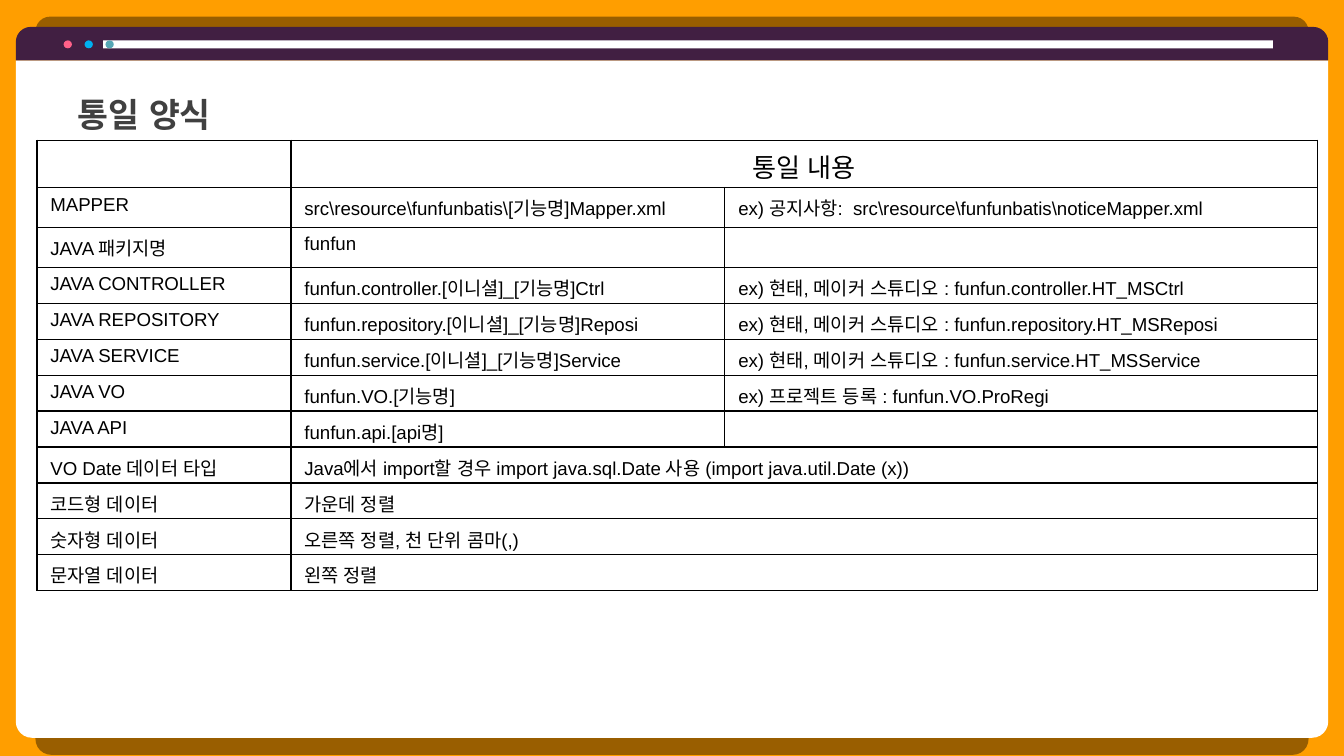
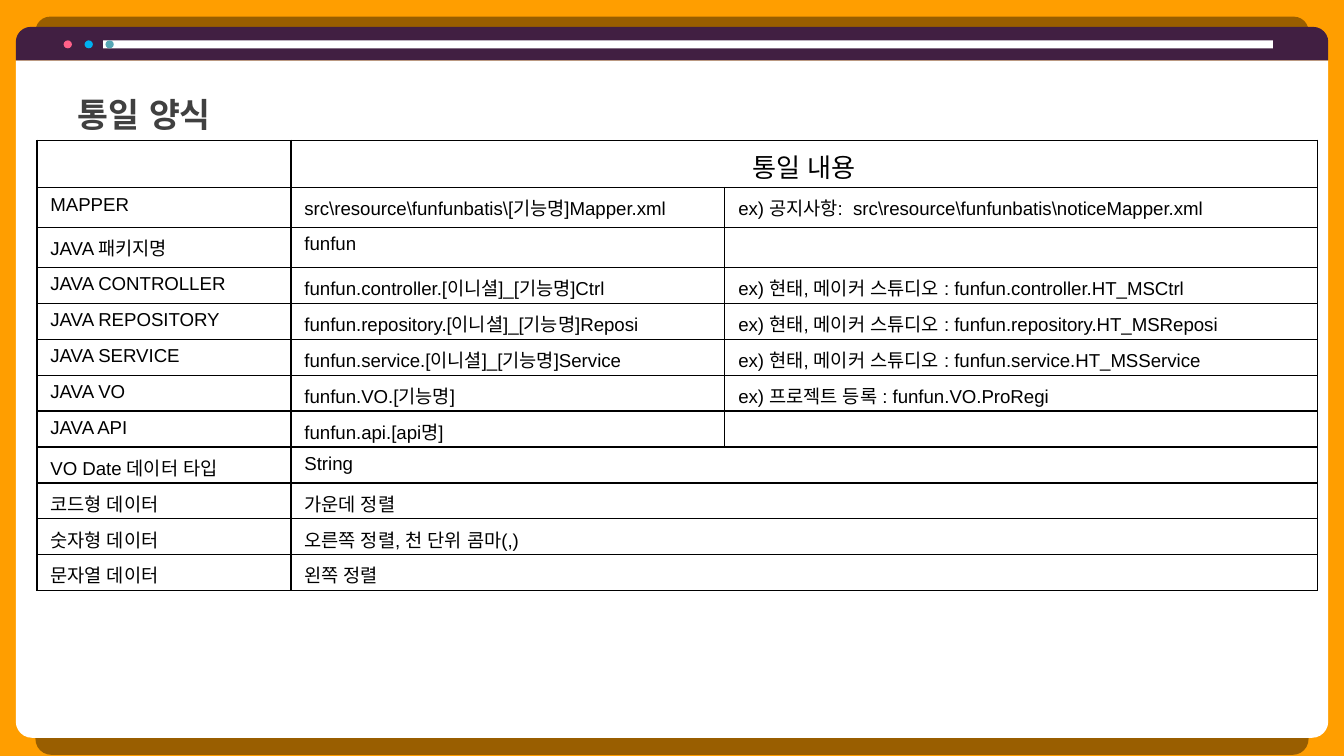
Before and after one commit to hhsw07/ezen-academy-projects, a slide deck: slide 28 of 0 발표용 파워포인트/project06 - 파워포인트 종합 - EZEN.pptx. Drawn at 1344x756 pixels with LibreOffice and Linux fonts; fonts in the diff are those of the drawing. Boxes give left, top, right and bottom in pixels: in the first picture for what was removed or moved away, otherwise in the second. Text is boxed around its words. In the diff, an @@ line names an element or a change of style, - is before the commit and + after.

```diff
--- a/0 발표용 파워포인트/project06 - 파워포인트 종합 - EZEN.pptx
+++ b/0 발표용 파워포인트/project06 - 파워포인트 종합 - EZEN.pptx
@@ table at (38, 140, 1318, 590) @@
-row 9, column 2: Java에서 import할 경우 import java.sql.Date 사용 (import java.util.Date (x))
+row 9, column 2: String
```
Also in this commit, not shown: 1 other file.
